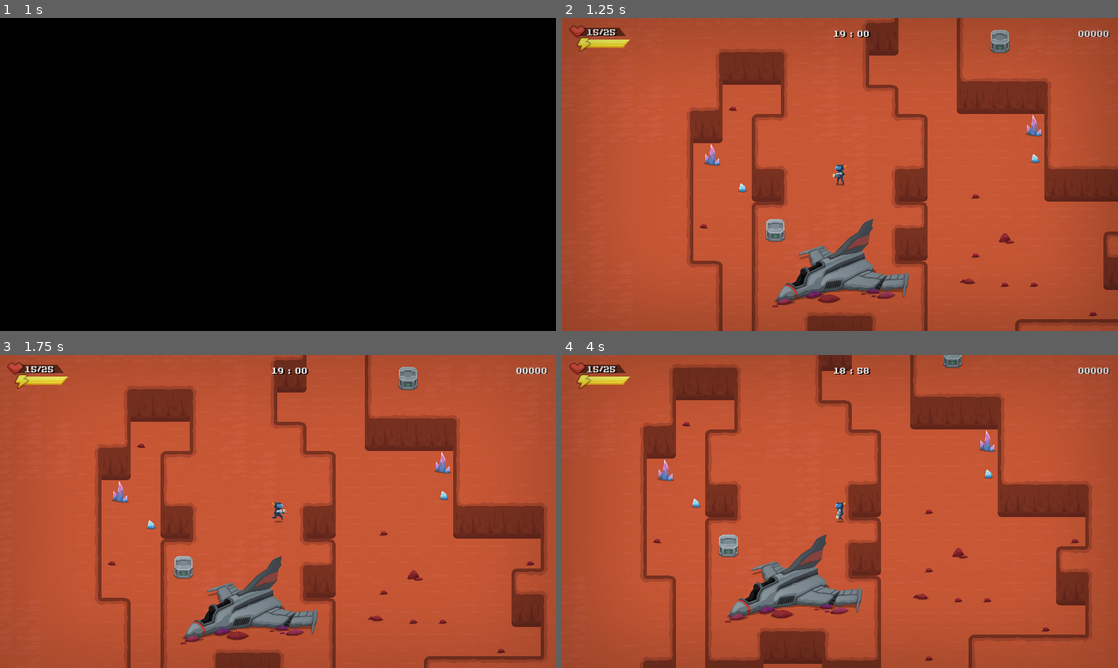
Above: before the commit, frames 1-4 (two rows, left to right).
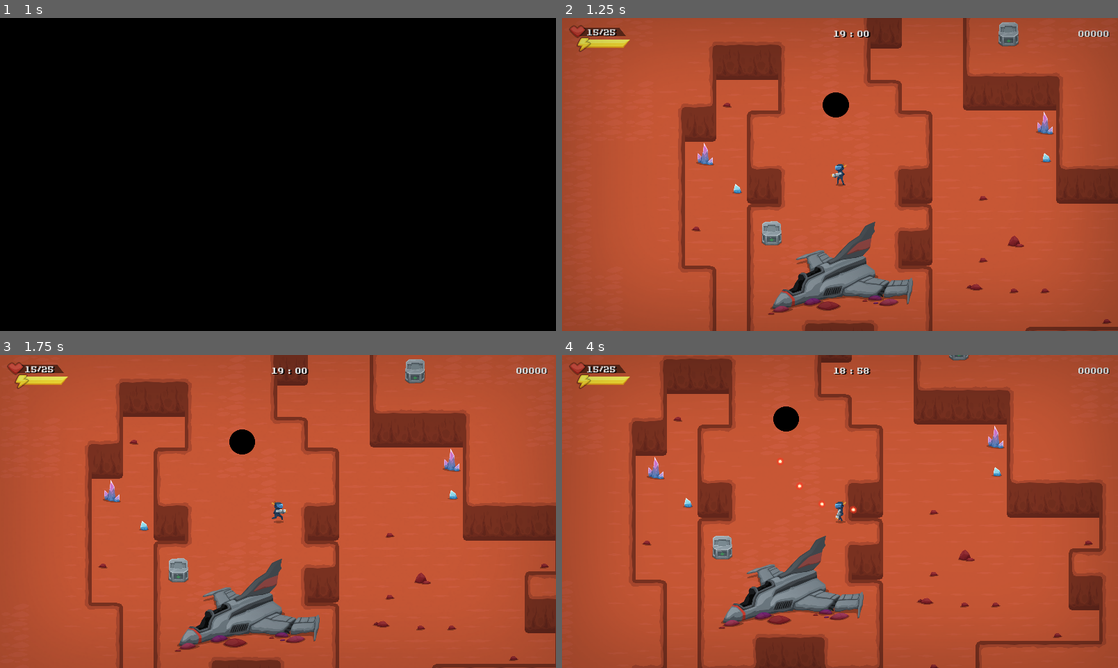
Above: after the commit, the same moments.

Repository: jimmyjonezz/Annigilation
Game: Godot game, scene res://MainMenu/MainMenu.tscn
Same seed, same stepped clock (60 frames per second), same inputs: the game is played once before the commit and once after it.
Inputs (mouse positions are in pixels of both pictures, inside the frame that each line leads up to):
- Up to frame 1 (1 s): click (133, 202) at 0.5 s
- Up to frame 2 (1.25 s): no input
- Up to frame 3 (1.75 s): move the mouse to (400, 495) at 1.27 s; hold Right (ui_right) from 1.28 s (still down)
- Up to frame 4 (4 s): move the mouse to (728, 527) at 2.02 s; release Right (ui_right) at 2.03 s; hold Down (ui_down) 2.03-2.78 s; move the mouse to (895, 442) at 2.77 s; hold Right (ui_right) 2.78-3.53 s; tap Enter at 3.5 s; move the mouse to (812, 574) at 3.52 s; hold Up (ui_up) from 3.53 s (still down)

Frame 1 is identical in both runs. In frame 2, 15% of the frame differs, in the area x 20-100%, y 0-100%; in frame 3, 16%; in frame 4, 17%, in the area x 12-98%, y 0-100%.

Commit message:
ййй

Diff:
--- a/Bullet/Bullet.gd
+++ b/Bullet/Bullet.gd
@@ -1,6 +1,8 @@
 extends KinematicBody2D
 
 class_name Bullet
+
+export var Boom : PackedScene
 
 var speed = 940
 var velocity = Vector2()
@@ -17,12 +19,16 @@
 	position = pos
 	velocity += Vector2(speed, 0).rotated(rotation)
 
+func spawn_boom():
+	var Boom_instance = Boom.instance()
+	Boom_instance.set_position(global_position)
+	$"../../Other/".add_child(Boom_instance)
+
 func _physics_process(delta) -> void:
 	var collision = move_and_collide(velocity * delta)
 	if collision:
-		explode()
-		#yield(get_tree().create_timer(0.4),"timeout")
-		#queue_free()
+		spawn_boom()
+		queue_free()
 		if switch:
 			if collision.collider.has_method("hit_player"):
 				collision.collider.hit_player()
@@ -36,8 +42,3 @@
 
 func _on_VisibilityNotifier2D_screen_exited():
 	queue_free()
-
-func explode():
-	$Image.hide()
-	$Boom.show()
-	$Boom/AnimationPlayer.play("Boom")
--- a/Bullet/Bullet.tscn
+++ b/Bullet/Bullet.tscn
@@ -1,8 +1,8 @@
 [gd_scene load_steps=5 format=2]
 
 [ext_resource path="res://Bullet/Bullet.gd" type="Script" id=1]
-[ext_resource path="res://Image/hero/her_bullet.png" type="Texture" id=2]
-[ext_resource path="res://Other/Explosion/Explosion.tscn" type="PackedScene" id=3]
+[ext_resource path="res://Other/Explosion/Explosion.tscn" type="PackedScene" id=2]
+[ext_resource path="res://Image/hero/her_bullet.png" type="Texture" id=3]
 
 [sub_resource type="CircleShape2D" id=1]
 radius = 5.05299
@@ -13,9 +13,10 @@
 collision_layer = 16
 collision_mask = 39
 script = ExtResource( 1 )
+Boom = ExtResource( 2 )
 
 [node name="Image" type="Sprite" parent="."]
-texture = ExtResource( 2 )
+texture = ExtResource( 3 )
 flip_h = true
 
 [node name="CollisionShape2D" type="CollisionShape2D" parent="."]
@@ -24,7 +25,4 @@
 
 [node name="VisibilityNotifier2D" type="VisibilityNotifier2D" parent="."]
 scale = Vector2( 0.96148, 0.652648 )
-
-[node name="Boom" parent="." instance=ExtResource( 3 )]
-visible = false
 [connection signal="screen_exited" from="VisibilityNotifier2D" to="." method="_on_VisibilityNotifier2D_screen_exited"]
--- a/GUI/GUI.tscn
+++ b/GUI/GUI.tscn
@@ -53,7 +53,6 @@
 }
 
 [node name="HealthBar" type="Control" parent="."]
-editor/display_folded = true
 visible = false
 anchor_right = 1.0
 anchor_bottom = 1.0
--- a/Main/Main.tscn
+++ b/Main/Main.tscn
@@ -144,8 +144,13 @@
 [node name="Enemy4" parent="SpawnEnemy" instance=ExtResource( 8 )]
 position = Vector2( 7927.32, 1040.28 )
 
+[node name="Boss" parent="SpawnEnemy" instance=ExtResource( 3 )]
+position = Vector2( 1903, 1001 )
+
 [node name="Boss" type="Position2D" parent="."]
 position = Vector2( 7228, 4174 )
+
+[node name="Other" type="Node2D" parent="."]
 
 [node name="Position" type="Node2D" parent="."]
 
@@ -157,7 +162,7 @@
 [node name="Camera2D" type="Camera2D" parent="Position/Player"]
 editor/display_folded = true
 current = true
-zoom = Vector2( 1.9, 1.9 )
+zoom = Vector2( 1.8, 1.8 )
 limit_left = 0
 limit_top = 0
 limit_right = 14300
--- a/Other/Explosion/Explosion.gd
+++ b/Other/Explosion/Explosion.gd
@@ -1,4 +1,7 @@
 extends Sprite
+
+func _ready():
+	$AnimationPlayer.play("Boom")
 
 func _on_AnimationPlayer_animation_finished(anim_name):
 	if anim_name == "Boom":
--- a/Props/Ammo/Ammo.tscn
+++ b/Props/Ammo/Ammo.tscn
@@ -1,7 +1,7 @@
 [gd_scene load_steps=6 format=2]
 
 [ext_resource path="res://Props/Ammo/Ammo.gd" type="Script" id=1]
-[ext_resource path="res://Image/energy.png" type="Texture" id=2]
+[ext_resource path="res://Image/Props/energy.png" type="Texture" id=2]
 [ext_resource path="res://Image/light.png" type="Texture" id=3]
 
 [sub_resource type="CircleShape2D" id=1]
--- a/Props/Chest.tscn
+++ b/Props/Chest.tscn
@@ -1,10 +1,23 @@
-[gd_scene load_steps=5 format=2]
+[gd_scene load_steps=6 format=2]
 
 [ext_resource path="res://Props/Chest.gd" type="Script" id=1]
 [ext_resource path="res://Props/Firstkit/Firstkit.tscn" type="PackedScene" id=2]
 [ext_resource path="res://Image/Props/box_01.png" type="Texture" id=3]
 
-[sub_resource type="CapsuleShape2D" id=1]
+[sub_resource type="ArrayMesh" id=1]
+surfaces/0 = {
+"aabb": AABB( -46, -64.5, 0, 92, 108, 0 ),
+"array_data": PoolByteArray( 0, 0, 224, 65, 0, 0, 122, 194, 0, 0, 56, 63, 248, 3, 126, 60, 0, 0, 48, 66, 102, 102, 78, 194, 0, 0, 88, 63, 204, 204, 204, 61, 0, 0, 48, 66, 0, 0, 104, 193, 0, 0, 88, 63, 26, 115, 198, 62, 0, 0, 56, 66, 0, 0, 244, 65, 0, 0, 92, 63, 242, 134, 60, 63, 204, 204, 46, 66, 0, 0, 244, 65, 102, 102, 87, 63, 242, 134, 60, 63, 152, 153, 213, 65, 0, 0, 46, 66, 102, 102, 53, 63, 89, 83, 86, 63, 0, 0, 224, 193, 0, 0, 46, 66, 0, 0, 144, 62, 89, 83, 86, 63, 0, 0, 224, 193, 102, 102, 38, 66, 0, 0, 144, 62, 23, 142, 82, 63, 0, 0, 56, 194, 204, 204, 236, 65, 0, 0, 16, 62, 184, 189, 58, 63, 0, 0, 56, 194, 0, 0, 0, 191, 0, 0, 16, 62, 248, 3, 254, 62, 0, 0, 48, 194, 0, 0, 86, 194, 0, 0, 32, 62, 187, 162, 174, 61, 102, 102, 38, 194, 0, 0, 86, 194, 51, 51, 51, 62, 187, 162, 174, 61, 0, 0, 224, 193, 102, 102, 122, 194, 0, 0, 144, 62, 146, 80, 113, 60, 0, 0, 224, 193, 0, 0, 129, 194, 0, 0, 144, 62, 0, 0, 0, 0, 0, 0, 224, 65, 0, 0, 129, 194, 0, 0, 56, 63, 0, 0, 0, 0 ),
+"array_index_data": PoolByteArray( 0, 0, 1, 0, 2, 0, 2, 0, 3, 0, 4, 0, 4, 0, 5, 0, 6, 0, 7, 0, 8, 0, 9, 0, 9, 0, 10, 0, 11, 0, 12, 0, 13, 0, 14, 0, 0, 0, 2, 0, 4, 0, 4, 0, 6, 0, 7, 0, 7, 0, 9, 0, 11, 0, 11, 0, 12, 0, 14, 0, 0, 0, 4, 0, 7, 0, 7, 0, 11, 0, 14, 0, 14, 0, 0, 0, 7, 0 ),
+"blend_shape_data": [  ],
+"format": 262417,
+"index_count": 39,
+"primitive": 4,
+"skeleton_aabb": [  ],
+"vertex_count": 15
+}
+
+[sub_resource type="CapsuleShape2D" id=2]
 radius = 45.0
 height = 26.0
 
@@ -14,9 +27,10 @@
 script = ExtResource( 1 )
 Firstkit = ExtResource( 2 )
 
-[node name="Image" type="Sprite" parent="."]
+[node name="Image" type="MeshInstance2D" parent="."]
+mesh = SubResource( 1 )
 texture = ExtResource( 3 )
 
 [node name="CollisionShape2D" type="CollisionShape2D" parent="."]
 position = Vector2( 0, -11 )
-shape = SubResource( 1 )
+shape = SubResource( 2 )
Binary file removed: Image/Props/ammo.png
Renamed: Image/energy.png -> Image/Props/energy.png
Not shown, changed: Image/Props/energy.png.import
Not shown, removed: Image/energy.png.import
